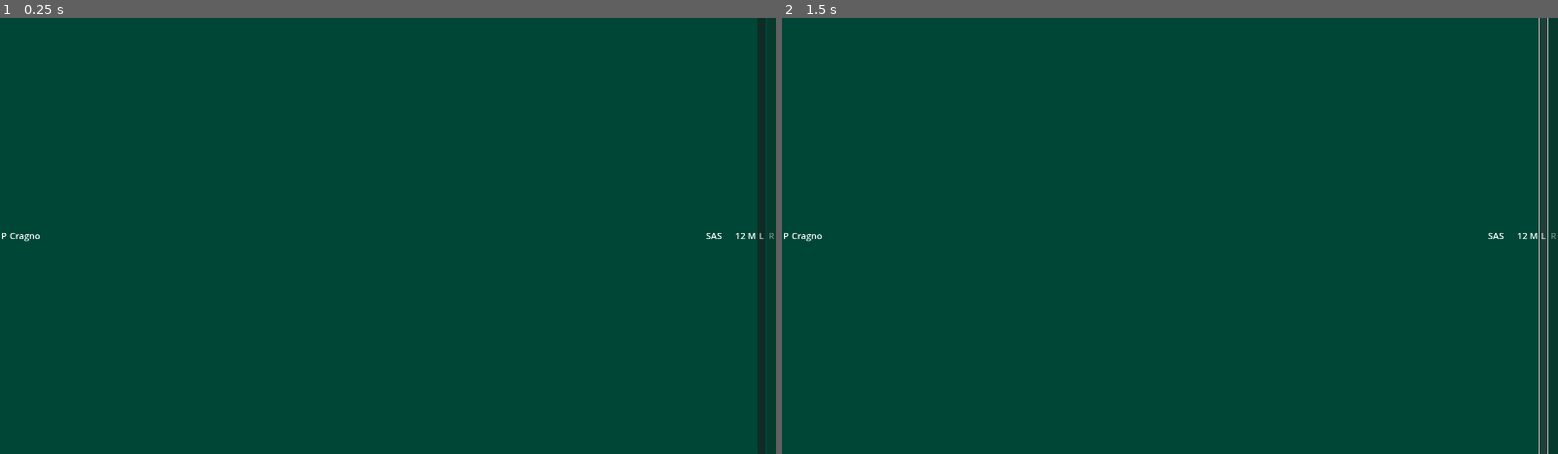
Above: before the commit, frames 1-2 (left to right).
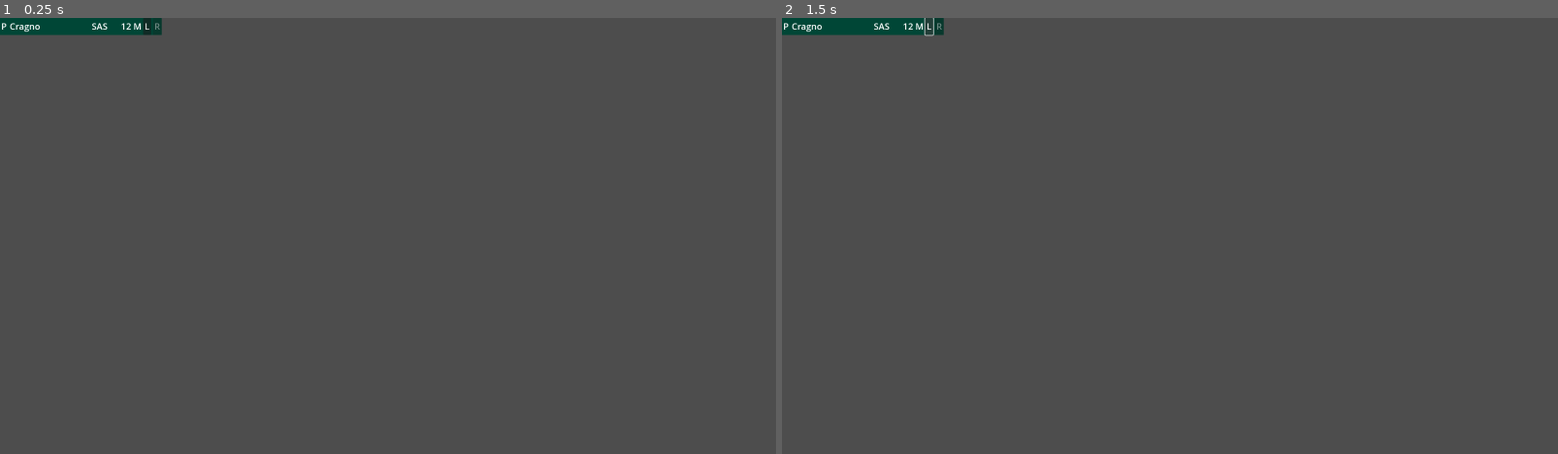
Above: after the commit, the same moments.

Repository: dulvui/condor
Game: Godot game, scene res://src/ui-components/player-box/PlayerBox.tscn
Two runs of this game, one before a commit and one after it. Both use one fixed random seed, a clock stepped at 60 frames per second and the inputs below. This scene is started directly instead of the project's main scene.
Inputs:
- Up to frame 1 (0.25 s): no input
- Up to frame 2 (1.5 s): click "L" at 0.5 s; click "L" at 1.25 s

The runs differ from the first frame. In frame 1, 99% of the frame differs, in the area x 0-100%, y 0-100%; in frame 2, 99%.
Error in both runs: Invalid access to property or key 'real_team' on a base object of type 'Nil'. (res://src/Utils.gd:32)

Commit message:
app: fix scroll of player list on mobile

Diff:
--- a/app/project.godot
+++ b/app/project.godot
@@ -33,6 +33,10 @@
 
 theme/custom="res://fanta_theme.tres"
 
+[input_devices]
+
+pointing/emulate_touch_from_mouse=true
+
 [rendering]
 
 renderer/rendering_method="gl_compatibility"
--- a/app/src/screens/main/player-list/PlayerList.gd
+++ b/app/src/screens/main/player-list/PlayerList.gd
@@ -8,7 +8,7 @@
 
 const PlayerLabel:PackedScene = preload("res://src/ui-components/player-label/PlayerLabel.tscn")
 
-@onready var list:GridContainer = $VBoxContainer/ScrollContainer/GridContainer
+@onready var list:VBoxContainer = $VBoxContainer/ScrollContainer/VBoxContainer
 @onready var scroll:ScrollContainer = $VBoxContainer/ScrollContainer
 @onready var positions:OptionButton = $VBoxContainer/HBoxContainer/Positions
 
--- a/app/src/screens/main/player-list/PlayerList.tscn
+++ b/app/src/screens/main/player-list/PlayerList.tscn
@@ -36,9 +36,10 @@
 size_flags_vertical = 3
 follow_focus = true
 
-[node name="GridContainer" type="GridContainer" parent="VBoxContainer/ScrollContainer"]
+[node name="VBoxContainer" type="VBoxContainer" parent="VBoxContainer/ScrollContainer"]
 layout_mode = 2
 size_flags_horizontal = 3
+theme_override_constants/separation = 5
 
 [connection signal="text_changed" from="VBoxContainer/HBoxContainer/Search" to="." method="_on_search_text_changed"]
 [connection signal="item_selected" from="VBoxContainer/HBoxContainer/Positions" to="." method="_on_positions_item_selected"]
--- a/app/src/ui-components/player-box/PlayerBox.tscn
+++ b/app/src/ui-components/player-box/PlayerBox.tscn
@@ -4,13 +4,16 @@
 [ext_resource type="PackedScene" uid="uid://dcxrkfsdl86cs" path="res://src/ui-components/player-label/PlayerLabel.tscn" id="2_b4nm0"]
 
 [node name="PlayerBox" type="HBoxContainer"]
-anchors_preset = 15
-anchor_right = 1.0
-anchor_bottom = 1.0
+anchors_preset = -1
+anchor_right = 0.208333
+anchor_bottom = 0.0388889
 grow_horizontal = 2
 grow_vertical = 2
+size_flags_horizontal = 3
+size_flags_vertical = 3
 theme_override_constants/separation = 10
 script = ExtResource("1_soty0")
+metadata/_edit_use_anchors_ = true
 
 [node name="PlayerLabel" parent="." instance=ExtResource("2_b4nm0")]
 layout_mode = 2
@@ -24,7 +27,7 @@
 offset_left = 8.0
 offset_top = 8.0
 offset_right = 392.0
-offset_bottom = 50.0
+offset_bottom = 53.0
 theme_override_constants/separation = 10
 
 [node name="Label" type="Label" parent="RemoveDialog/HBoxContainer"]
--- a/app/src/ui-components/player-label/PlayerLabel.tscn
+++ b/app/src/ui-components/player-label/PlayerLabel.tscn
@@ -5,12 +5,13 @@
 [node name="PlayerLabel" type="Control"]
 custom_minimum_size = Vector2(400, 42)
 layout_mode = 3
-anchor_right = 0.258
+anchor_right = 0.26
 anchor_bottom = 0.039
-offset_right = 4.63995
+offset_right = 0.799896
 offset_bottom = -12.12
 size_flags_horizontal = 3
 size_flags_vertical = 3
+mouse_filter = 1
 script = ExtResource("1_myfyj")
 
 [node name="ColorRect" type="ColorRect" parent="."]
